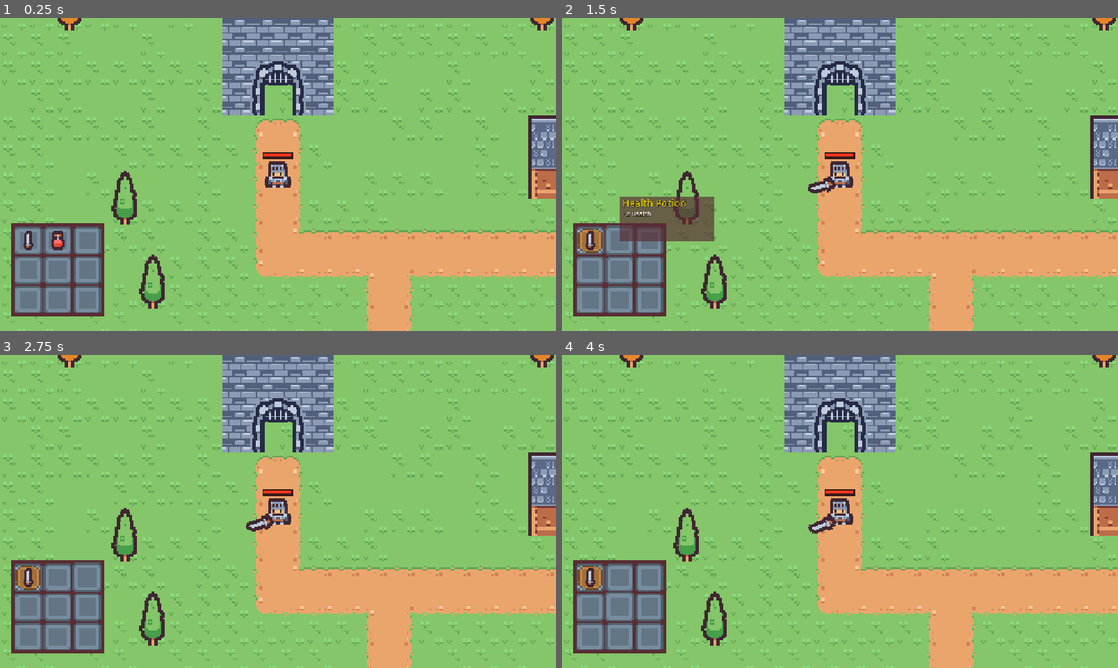
Above: before the commit, frames 1-4 (two rows, left to right).
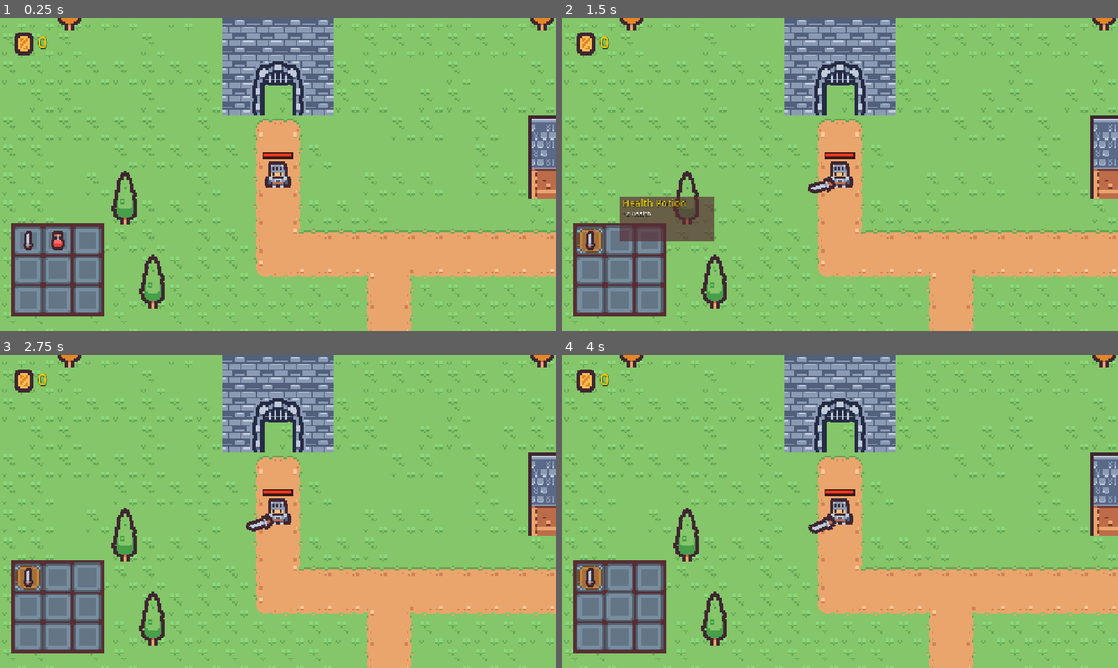
Above: after the commit, the same moments.

Repository: myles-rockland/action-rpg
Game: Godot game, scene res://Scenes/overworld.tscn
Same seed, same stepped clock (60 frames per second), same inputs: the game is played once before the commit and once after it.
Inputs (mouse positions are in pixels of both pictures, inside the frame that each line leads up to):
- Up to frame 1 (0.25 s): no input
- Up to frame 2 (1.5 s): click (589, 240) at 0.5 s; click (617, 240) at 1.25 s
- Up to frame 3 (2.75 s): click (88, 577) at 2 s
- Up to frame 4 (4 s): click (589, 608) at 2.75 s; click (617, 608) at 3.5 s

The runs differ from the first frame. In frame 1, 0.3% of the frame differs, in the area x 2-9%, y 4-12%; in frame 2, 0.3%; in frame 3, 0.3%; in frame 4, 0.3%.

Commit message:
Setup gold ui

Diff:
--- a/Scenes/Characters/player.tscn
+++ b/Scenes/Characters/player.tscn
@@ -12,8 +12,10 @@
 [ext_resource type="Script" uid="uid://cjqu5xh7k4wb0" path="res://Scripts/Dialogue/dialogue_controller.gd" id="12_h1n2f"]
 [ext_resource type="Texture2D" uid="uid://ryo8ejfhg2w4" path="res://Sprites/Characters/Character_Wizard.tres" id="14_xccyk"]
 [ext_resource type="Resource" uid="uid://d0eeqwbbr3t3l" path="res://Items/Weapons/sword.tres" id="14_yt1oc"]
+[ext_resource type="Texture2D" uid="uid://bshdye34yp8m3" path="res://Sprites/UI/UI_Gold.tres" id="16_15c3i"]
 [ext_resource type="Resource" uid="uid://cejbcqoel730q" path="res://Items/Consumables/health_potion.tres" id="16_dxpk4"]
 [ext_resource type="PackedScene" uid="uid://oacaqecgcbv3" path="res://Scenes/UI/inventory_slot.tscn" id="17_15c3i"]
+[ext_resource type="Script" uid="uid://dfwafsiiv685o" path="res://Scripts/UI/gold_ui.gd" id="17_jnx77"]
 [ext_resource type="Script" uid="uid://rs6riy8q2eoa" path="res://Scripts/UI/inventory_ui.gd" id="17_yt1oc"]
 
 [sub_resource type="CapsuleShape2D" id="CapsuleShape2D_gvo7x"]
@@ -64,6 +66,12 @@
 font_size = 20
 shadow_size = 3
 shadow_color = Color(0, 0, 0, 0.4627451)
+
+[sub_resource type="LabelSettings" id="LabelSettings_dxpk4"]
+font_size = 38
+font_color = Color(1, 0.7921569, 0, 1)
+shadow_size = 5
+shadow_color = Color(0, 0, 0, 0.43137255)
 
 [node name="Player" type="CharacterBody2D" unique_id=1259294435 node_paths=PackedStringArray("weapons") groups=["Player"]]
 collision_layer = 2
@@ -287,4 +295,32 @@
 label_settings = SubResource("LabelSettings_h1n2f")
 autowrap_mode = 2
 
+[node name="Gold" type="Control" parent="HUD" unique_id=910615257]
+layout_mode = 3
+anchors_preset = 0
+offset_left = 29.0
+offset_top = 32.0
+offset_right = 509.0
+offset_bottom = 144.0
+mouse_filter = 2
+
+[node name="GoldIcon" type="TextureRect" parent="HUD/Gold" unique_id=2042628475]
+layout_mode = 0
+offset_right = 52.0
+offset_bottom = 54.0
+mouse_filter = 2
+texture = ExtResource("16_15c3i")
+stretch_mode = 5
+
+[node name="GoldText" type="Label" parent="HUD/Gold" unique_id=1428746916]
+layout_mode = 0
+offset_left = 58.0
+offset_top = -4.0
+offset_right = 255.0
+offset_bottom = 51.0
+text = "500"
+label_settings = SubResource("LabelSettings_dxpk4")
+vertical_alignment = 1
+script = ExtResource("17_jnx77")
+
 [connection signal="timeout" from="InteractionController/CheckTimer" to="InteractionController" method="_check"]
--- a/Scripts/Character/player.gd
+++ b/Scripts/Character/player.gd
@@ -1,14 +1,20 @@
 class_name Player
 extends Character
+
+signal gold_updated(gold : int)
 
 @onready var inventory : Inventory = $Inventory
 @onready var dialogue_controller : DialogueController = $DialogueController
 var interaction_controller : InteractionController
 
+var current_gold  : int = 0
+
 func _ready():
 	if GameManager.player and GameManager.player != self:
 		queue_free()
 		return
+
+	gold_updated.emit(current_gold)
 
 	GameManager.player = self
 	reparent.call_deferred(get_tree().root)
@@ -33,3 +39,11 @@
 		interaction_controller.enable()
 	else:
 		interaction_controller.disable()
+
+func increase_current_gold(amount : int):
+	current_gold += amount
+	gold_updated.emit(current_gold)
+
+func decrease_current_gold(amount : int):
+	current_gold -= amount
+	gold_updated.emit(current_gold)
--- /dev/null
+++ b/Scripts/UI/gold_ui.gd
@@ -0,0 +1,7 @@
+extends Label
+
+func _ready():
+	$"../../..".gold_updated.connect(_on_updated_gold)
+
+func _on_updated_gold(gold : int):
+	text = str(gold)
Not shown, added: Scripts/UI/gold_ui.gd.uid
